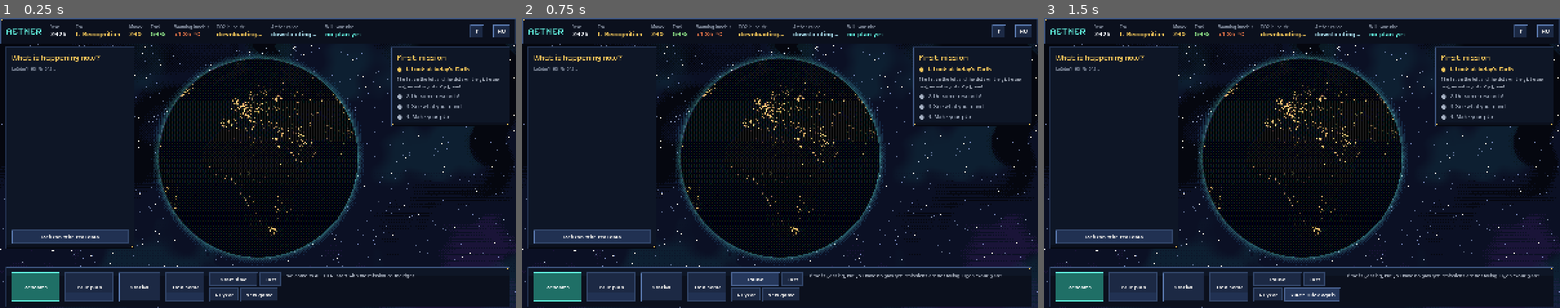
Above: before the commit, frames 1-3 (left to right).
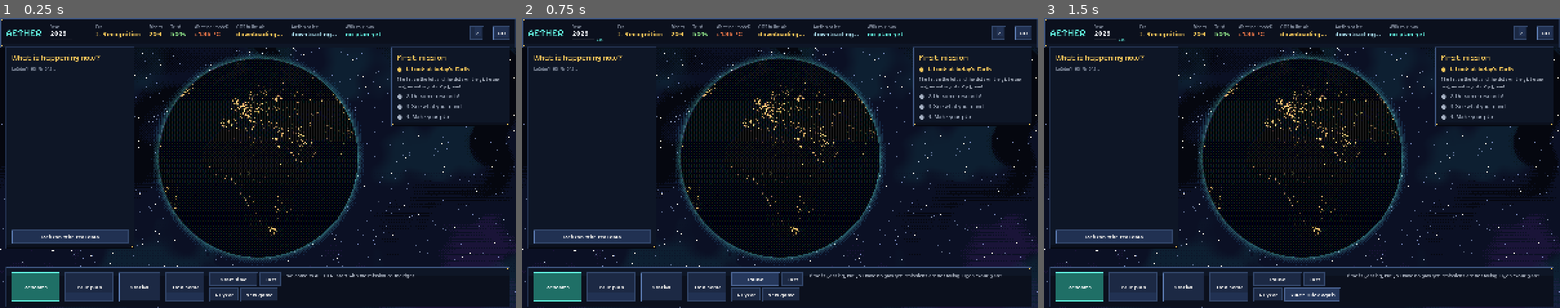
Above: after the commit, the same moments.

Repository: roadside/aether
Game: Godot game, scene res://scenes/main.tscn
Two runs of this game, one before a commit and one after it. Both use one fixed random seed, a clock stepped at 60 frames per second and the inputs below.
Inputs:
- Up to frame 1 (0.25 s): no input
- Up to frame 2 (0.75 s): click "Start time" at 0.5 s
- Up to frame 3 (1.5 s): click "New game" at 1.25 s

The runs differ from the first frame. In frame 1, 1.1% of the frame differs, in the area x 0-100%, y 2-11%; in frame 2, 1.1%; in frame 3, 1.1%.

Commit message:
Telő idő látszik: az év alatt töltődő sáv és a hónap a felső sávban (nyitott ablaknál halvány, ⏸); önteszt 1e-kép
Co-Authored-By: Claude Opus 5.5 <noreply@anthropic.com>

Diff:
--- a/AETHER_godot/scripts/main.gd
+++ b/AETHER_godot/scripts/main.gd
@@ -76,6 +76,24 @@
 var _reset_btn: Button
 var _base_retry: Timer
 var _toasts := 0                      # egyszerre látható értesítések (egymás alá kerülnek)
+var _year_bar: ProgressBar             # az év telése a felső sávban
+var _month_label: Label
+const MONTHS := ["jan.", "febr.", "márc.", "ápr.", "máj.", "jún.", "júl.", "aug.", "szept.", "okt.", "nov.", "dec."]
+const MONTHS_EN := ["Jan", "Feb", "Mar", "Apr", "May", "Jun", "Jul", "Aug", "Sep", "Oct", "Nov", "Dec"]
+
+
+func _process(_delta: float) -> void:
+	if _year_bar == null or campaign == null:
+		return
+	var per: float = Campaign.SECONDS_PER_YEAR[1 if campaign.fast else 0]
+	var f: float = clampf(campaign._acc / per, 0.0, 1.0) if campaign.running else 0.0
+	_year_bar.value = f
+	_year_bar.modulate.a = 1.0 if campaign.running and not campaign.blocked else 0.35
+	if campaign.running:
+		var m := int(f * 12.0) % 12
+		_month_label.text = (MONTHS_EN if L.is_en() else MONTHS)[m] + ("" if not campaign.blocked else "  ⏸")
+	else:
+		_month_label.text = ""
 
 
 func _ready() -> void:
@@ -281,6 +299,29 @@
 	logo.add_theme_font_override("font", UI.font_pixel)
 	h.add_child(logo)
 	_stat(h, "ev", L.t("Év"), str(campaign.year), UI.TEXT)
+	# telő idő: az év alatt egy vékony sáv töltődik, mellette a hónap – így látszik, hogy halad
+	var ev_box: VBoxContainer = (_stats["ev"] as Label).get_parent()
+	_year_bar = ProgressBar.new()
+	_year_bar.show_percentage = false
+	_year_bar.custom_minimum_size = Vector2(70, 5)
+	_year_bar.max_value = 1.0
+	_year_bar.step = 0.001
+	var bg := StyleBoxFlat.new()
+	bg.bg_color = Color(1, 1, 1, 0.08)
+	var fg := StyleBoxFlat.new()
+	fg.bg_color = UI.CYAN
+	_year_bar.add_theme_stylebox_override("background", bg)
+	_year_bar.add_theme_stylebox_override("fill", fg)
+	_year_bar.size_flags_vertical = Control.SIZE_SHRINK_CENTER
+	var yrow := UI.hbox(6)
+	yrow.add_child(_year_bar)
+	_month_label = UI.label("", 11, UI.CYAN, false, false)
+	_month_label.custom_minimum_size = Vector2(38, 0)
+	yrow.add_child(_month_label)
+	yrow.custom_minimum_size = Vector2(0, 0)
+	ev_box.add_child(yrow)
+	# az évszám és a sáv közötti hely ne nyújtsa meg a felső sávot
+	ev_box.add_theme_constant_override("separation", -2)
 	_stat(h, "korszak", L.t("Korszak"), Knowledge.era_name(campaign.era), UI.GOLD)
 	(_stats["korszak"] as Label).mouse_filter = Control.MOUSE_FILTER_PASS
 	(_stats["korszak"] as Label).tooltip_text = L.t("Tudásfa (játékszabály): a kutatott témák új korszakot, új témákat és új tervlehetőségeket nyitnak. Kutatás gomb.")
@@ -1176,6 +1217,13 @@
 		_open_summary({"T2100": 1.62, "csucs": 1.66})
 		await _shot(dir, "1d_osszegzes.png")
 		_close_overlay()
+		# 1e: telő idő (évsáv és hónap a felső sávban), utána megáll
+		campaign.running = true
+		_update_stats()
+		await get_tree().create_timer(5.0).timeout
+		await _shot(dir, "1e_ido.png")
+		campaign.running = false
+		_update_stats()
 		globe.highlight = {}
 		globe.home()
 		await get_tree().create_timer(0.8).timeout
